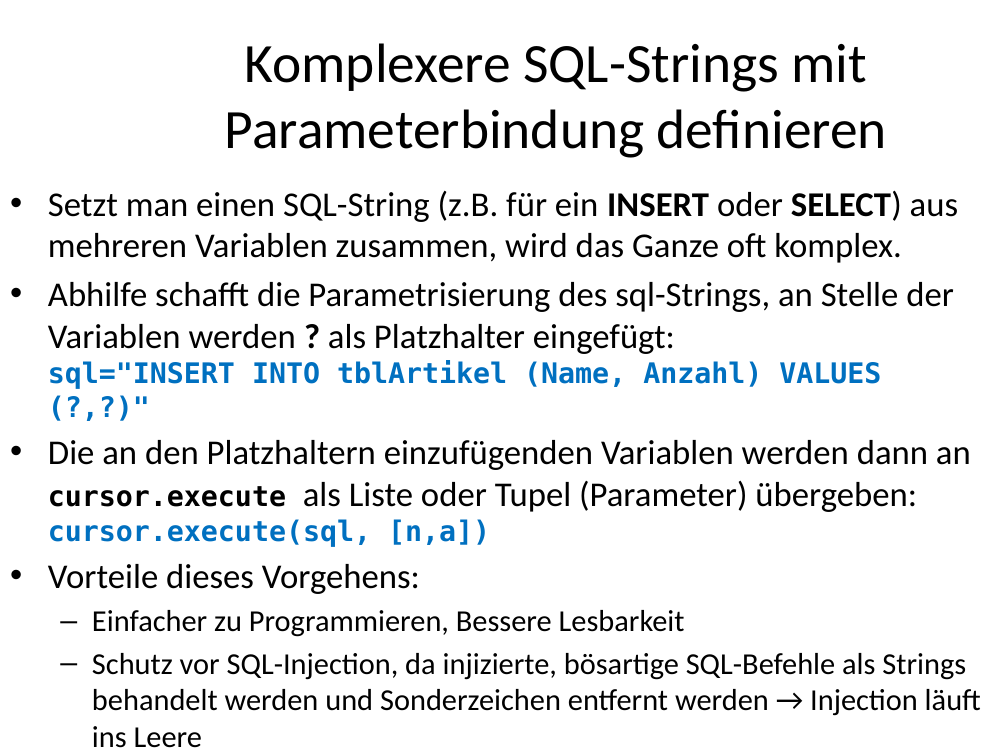
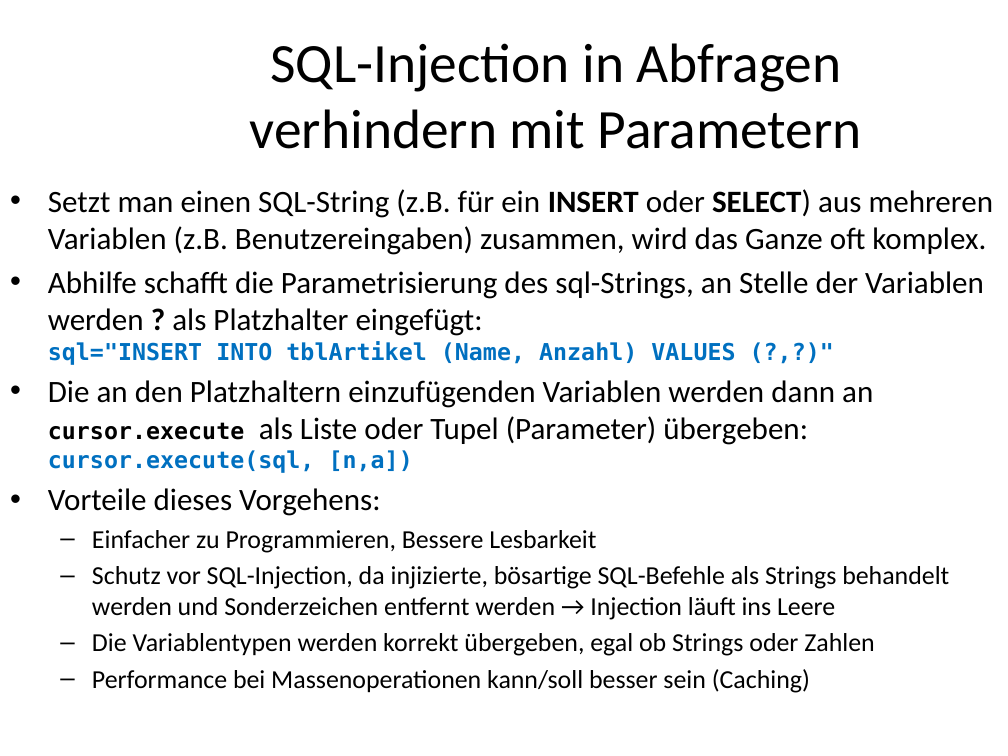
Before and after one commit to MickyRoth/Presentations, a slide deck: slide 103 of Python3 Fachinformatiker.pptx (slide 101 before the commit). Drawn at 1008x756 pixels with LibreOffice and Linux fonts; fonts in the diff are those of the drawing; background and template pictures are left out. Boxes give left, top, right and bottom in pixels: in the first picture for what was removed or moved away, otherwise in the second. Text is boxed around its words. In the diff, an @@ line names an element or a change of style, - is before the commit and + after.

```diff
--- a/Python3 Fachinformatiker.pptx
+++ b/Python3 Fachinformatiker.pptx
@@ title at (250,43,862,149): text changed @@
-Komplexere SQL-Strings mit Parameterbindung definieren
+SQL-Injection in Abfragen verhindern mit Parametern
@@ text at (48,189,994,255): text changed; size 24.8 to 22.2 pt @@
-• Setzt man einen SQL-String (z.B. für ein INSERT oder SELECT) aus mehreren Variablen zusammen, wird das Ganze oft komplex.
+• Setzt man einen SQL-String (z.B. für ein INSERT oder SELECT) aus mehreren Variablen (z.B. Benutzereingaben) zusammen, wird das Ganze oft komplex.
@@ text at (48,271,984,656): size 24.8 to 22.2 pt in "Abhilfe schafft die Parametrisierung des sql-Strings, an ...", "Die an den Platzhaltern einzufügenden Variablen werden ...", "Vorteile dieses Vorgehens:"; size 20.1 to 16.6 pt in "sql="INSERT INTO tblArtikel (Name, Anzahl) VALUES (?,?)"", "cursor.execute cursor.execute(sql, [n,a])"; size 21.7 to 18.5 pt in "Einfacher zu Programmieren, Bessere Lesbarkeit", "Schutz vor SQL-Injection, da injizierte, bösartige SQL-Befeh ...", "Die Variablentypen werden korrekt übergeben, egal ob ..." @@
@@ text at (92,669,810,693): text changed; size 21.7 to 18.5 pt @@
-  – Performance kann/soll besser sein (Caching)
+  – Performance bei Massenoperationen kann/soll besser sein (Caching)
```
Also in this commit, not shown: 11 other slides changed, 3 slides added, 3 other files.
